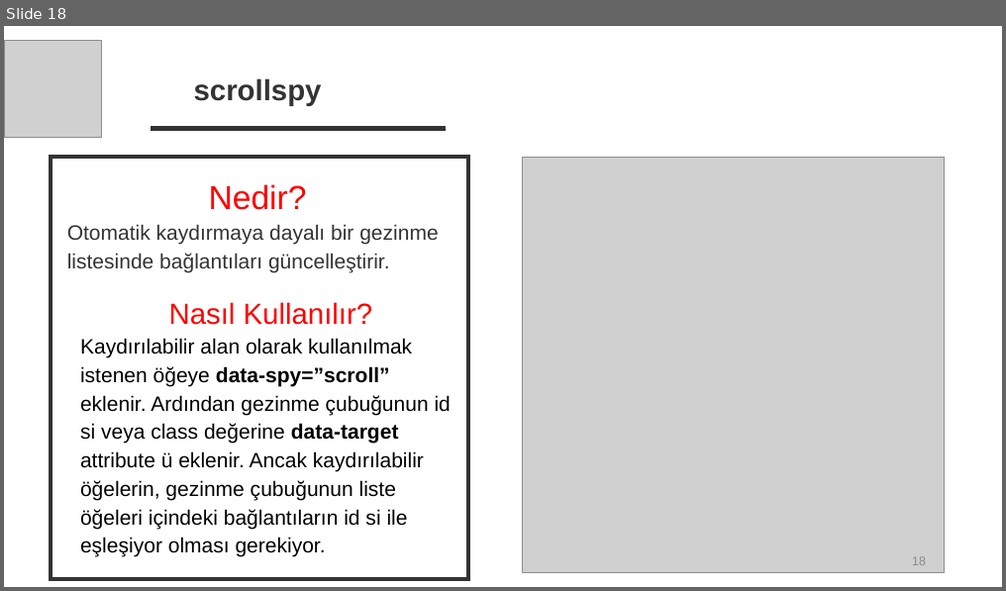
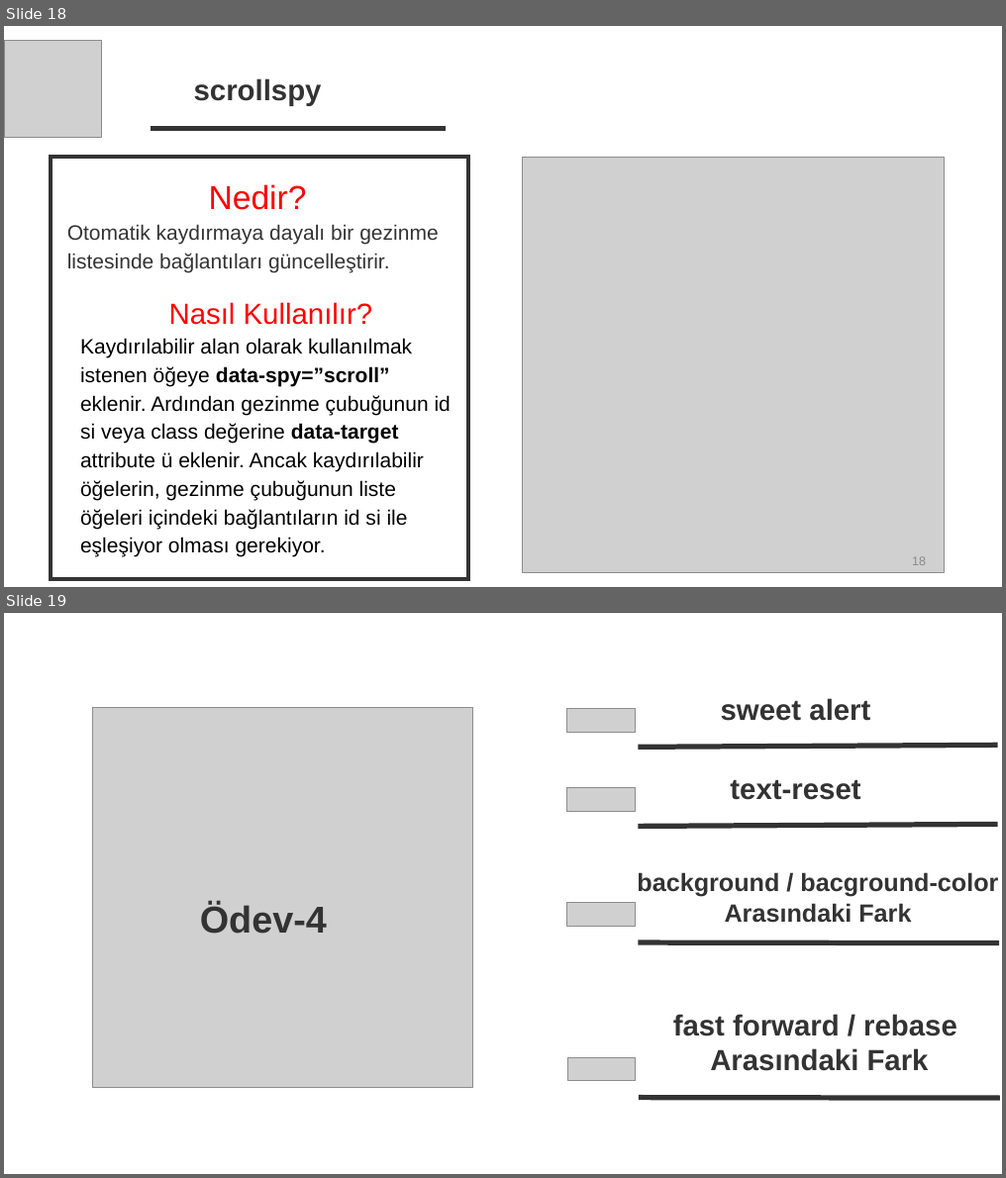
Before and after one commit to TechCareer-FrontEnd-1/tubisad-frontend-wjolnir, a slide deck: Research Homeworks/Research Homeworks.pptx. Shown one above the other, each under a label of ours: slide 18 before the commit, slides 18 and 19 after it. The pictures are 1006x591 and 1006x1178 pixels, drawn with LibreOffice and Linux fonts; fonts in the diff are those of the drawing; grey boxes stand for pictures. Boxes give left, top, right and bottom in pixels: in the first picture for what was removed or moved away, otherwise in the second. Text is boxed around its words. In the diff, an @@ line names an element or a change of style, - is before the commit and + after.

```diff
--- a/Research Homeworks/Research Homeworks.pptx
+++ b/Research Homeworks/Research Homeworks.pptx
@@ slide 19 added at [4,613,1002,1174], background #FFFFFF @@
@@ text added at [721,698,870,721], 28 pt, text #333333, bold @@
+sweet alert
@@ picture added at [92,707,472,1087] @@
@@ picture added at [567,709,635,732] @@
@@ line added from (998, 745) to (638, 747), #333333 5 pt @@
@@ picture added at [567,787,635,811] @@
@@ text added at [730,780,860,800], 28 pt, text #333333, bold @@
+text-reset
@@ line added from (998, 824) to (638, 827), #333333 5 pt @@
@@ text added at [637,872,998,923], 24 pt, text #333333, bold @@
+background / bacground-color
+Arasındaki Fark
@@ text added at [200,904,327,934], 36 pt, text #333333, bold @@
+Ödev-4
@@ picture added at [567,903,635,926] @@
@@ line added from (1000, 943) to (638, 943), #333333 5 pt @@
@@ text added at [673,1014,957,1071], 28 pt, text #333333, bold @@
+fast forward / rebase
+Arasındaki Fark
@@ picture added at [567,1058,635,1081] @@
@@ line added from (1000, 1098) to (639, 1098), #333333 5 pt @@
```
Also in this commit, not shown: 5 other slides added.
